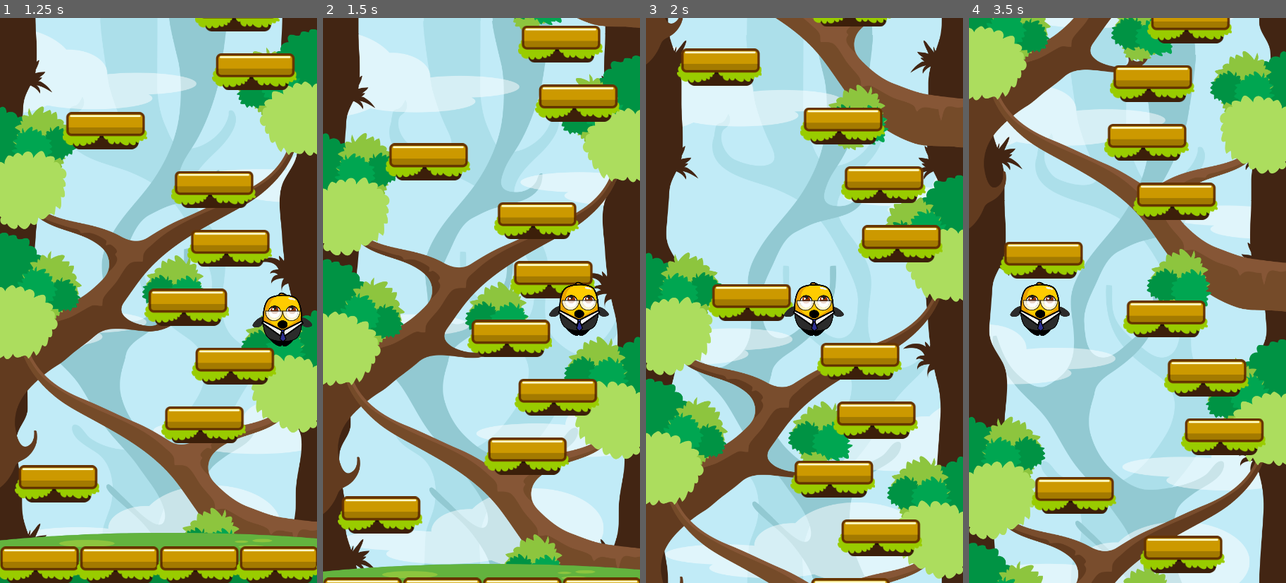
Above: before the commit, frames 1-4 (left to right).
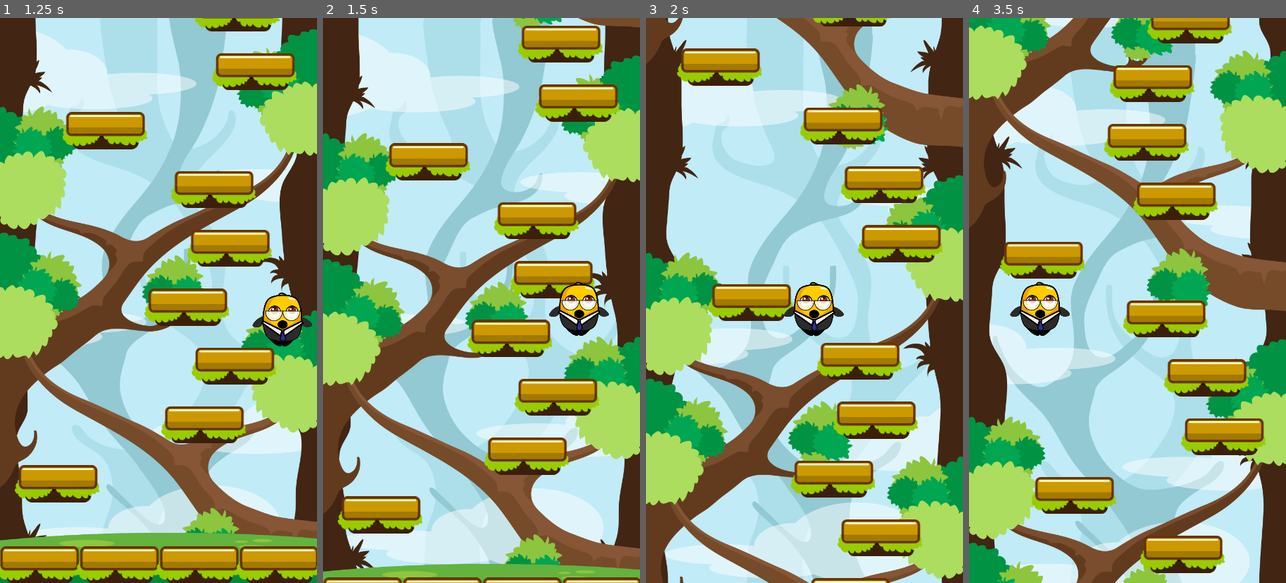
Above: after the commit, the same moments.

Repository: jrenato/jump_jam
Game: Godot game, scene res://Scenes/game.tscn
Same seed, same stepped clock (60 frames per second), same inputs: the game is played once before the commit and once after it.
Inputs:
- Up to frame 1 (1.25 s): hold D (move_right) from 0.53 s (still down)
- Up to frame 2 (1.5 s): release D (move_right) at 1.28 s; hold A (move_left) from 1.28 s (still down)
- Up to frame 3 (2 s): keep holding A (move_left)
- Up to frame 4 (3.5 s): release A (move_left) at 2.03 s; hold D (move_right) from 2.03 s (still down)

Frame 1 is identical in both runs. In frame 2, less than 0.1% of the frame differs, in the area x 11-100%, y 0-3%; in frame 3, 0.3%; in frame 4, 1.1%, in the area x 0-100%, y 0-52%.

Commit message:
Added dynamic parallax setup

Diff:
--- a/Scenes/game.tscn
+++ b/Scenes/game.tscn
@@ -27,6 +27,7 @@
 [node name="ParallaxBackground" type="ParallaxBackground" parent="."]
 
 [node name="ParallaxLayer1" type="ParallaxLayer" parent="ParallaxBackground"]
+unique_name_in_owner = true
 motion_scale = Vector2(0.1, 0.1)
 motion_mirroring = Vector2(0, 1935)
 
@@ -36,6 +37,7 @@
 centered = false
 
 [node name="ParallaxLayer2" type="ParallaxLayer" parent="ParallaxBackground"]
+unique_name_in_owner = true
 motion_scale = Vector2(0.5, 0.5)
 motion_mirroring = Vector2(0, 1935)
 
@@ -45,6 +47,7 @@
 centered = false
 
 [node name="ParallaxLayer3" type="ParallaxLayer" parent="ParallaxBackground"]
+unique_name_in_owner = true
 motion_scale = Vector2(0.85, 0.85)
 motion_mirroring = Vector2(0, 1935)
 
--- a/Scripts/game.gd
+++ b/Scripts/game.gd
@@ -5,20 +5,28 @@
 @export var player_spawn_y_offset: float = 135.0
 
 var camera: GameCamera
+var viewport_size: Vector2
 var player: Player
 var player_spawn_position: Vector2
 
 @onready var level_generator: LevelGenerator = %LevelGenerator
 @onready var ground_sprite: Sprite2D = %GroundSprite
+@onready var parallax_1: ParallaxLayer = %ParallaxLayer1
+@onready var parallax_2: ParallaxLayer = %ParallaxLayer2
+@onready var parallax_3: ParallaxLayer = %ParallaxLayer3
 
 
 func _ready() -> void:
-	var viewport_size: Vector2 = get_viewport_rect().size
+	viewport_size = get_viewport_rect().size
 	player_spawn_position.x = viewport_size.x / 2.0
 	player_spawn_position.y = viewport_size.y - player_spawn_y_offset
 
 	ground_sprite.global_position.x = viewport_size.x / 2.0
 	ground_sprite.global_position.y = viewport_size.y
+
+	setup_parallax_layer(parallax_1)
+	setup_parallax_layer(parallax_2)
+	setup_parallax_layer(parallax_3)
 
 	new_game()
 
@@ -35,6 +43,24 @@
 	level_generator.player = player
 
 
+func get_parallax_sprite_scale(parallax_sprite: Sprite2D) -> Vector2:
+	var parallax_texture: Texture = parallax_sprite.get_texture()
+	var parallax_texture_width: float = parallax_texture.get_width()
+	var parallax_scale: float = viewport_size.x / parallax_texture_width
+	return Vector2(parallax_scale, parallax_scale)
+
+
+func setup_parallax_layer(parallax_layer: ParallaxLayer) -> void:
+	var parallax_sprite: Sprite2D = parallax_layer.find_child("Sprite2D") as Sprite2D
+
+	if not parallax_sprite:
+		return
+
+	parallax_sprite.scale = get_parallax_sprite_scale(parallax_sprite)
+	var mirror_y: float = parallax_sprite.get_texture().get_height() * parallax_sprite.scale.y
+	parallax_layer.motion_mirroring.y = mirror_y
+
+
 func _process(delta: float) -> void:
 	if Input.is_action_just_pressed("quit"):
 		get_tree().quit()
